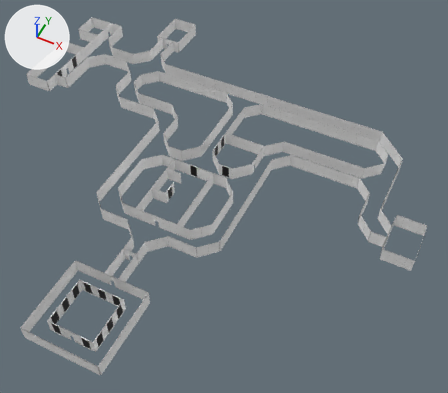
Two versions of the FBX model Assets/Resources/Graphics/Models/Walls.fbx, one commit apart.
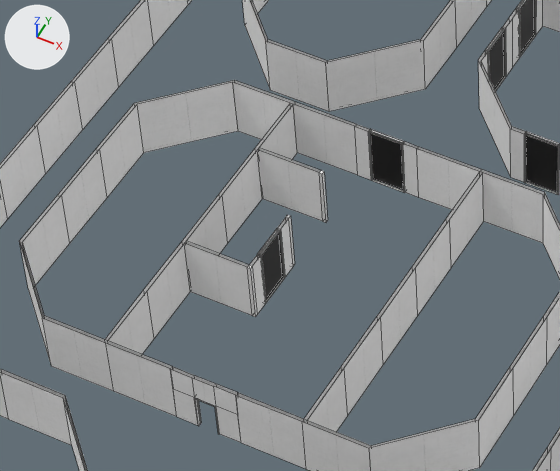
Each version appears first whole from a 50 mm camera at (153.5, -158.1, 157.6) aimed at (88.8, -28.8, -4.0), and next in a close-up on the part from 25% to 51% of the width and 35% to 60% of the height. The axes (+X, +Y, +Z) are drawn at upper left. The lights are the same throughout. The close-ups show mesh edges as thin lines. Where no turn or scale is listed for an object, it has been applied to the vertices. Vertices at the same position are counted once.

In view in the first close-up: 'LabWallA169', 'LabWallA217', 'LabWallA236', 'LabWallA237', 'LabWallA238', 'LabWallA239', 'LabWallC19', 'LabWallC21', 'LabWallD34'.
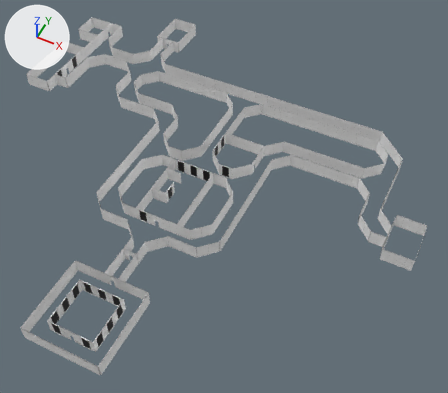
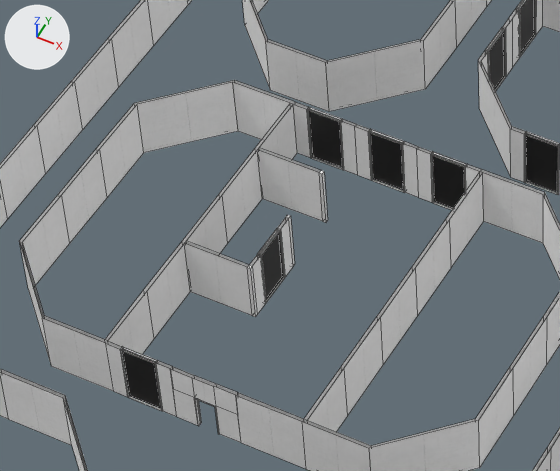
What changed in the scene script:
```text
Change me_mesh_076:
    verts and faces of me_mesh_076; kept vertices keep their numbers, new ones are numbered from 108
    remove me_mesh_076.from_pydata(...)  # 108 vertices, 52 faces; spans x -17.8..17.8, y -10.1..10.1, z -2.5..2.5
    add me_mesh_076.from_pydata(...)  # 108 vertices, 50 faces; spans x -17.8..17.8, y -10.1..10.1, z -2.5..2.5
    me_mesh_076 part 1
    add delete_faces([(60, 62, 63, 61), (64, 65, 67, 66)])
Change me_mesh_074:
    verts and faces of me_mesh_074; kept vertices keep their numbers, new ones are numbered from 70
    remove me_mesh_074.from_pydata(...)  # 70 vertices, 40 faces; spans x -17.7..17.7, y -2.6..2.6, z -2.5..2.5
    add me_mesh_074.from_pydata(...)  # 66 vertices, 36 faces; spans x -17.7..17.7, y -2.6..2.6, z -2.5..2.5
    me_mesh_074 part 2
    add delete_vertices([*range(58, 62)])  # with the faces that use them
    add delete_faces([(0, 2, 3, 1), (4, 5, 7, 6), (16, 20, 21, 17), (18, 19, 23, 22)])
    add faces += [(22, 23, 68, 69), (20, 62, 63, 21)]  # mat_labwallam (picture img_labwalla_png)
Add ob_labwalla242:
    ob_labwalla242 = bpy.data.objects.new('LabWallA242', me_mesh_079)  # 42 vertices, 28 faces; spans x 0.0..5.0, y -0.27..0.02, z 0.0..5.0; in mat_labwallam (picture img_labwalla_png), mat_windowam (black #000000)
    ob_labwalla242.location = (69.25, -28.0, 0.0)
Add ob_labwalla241:
    ob_labwalla241 = bpy.data.objects.new('LabWallA241', me_mesh_078)  # 42 vertices, 28 faces; spans x 0.0..5.0, y -0.27..0.02, z 0.0..5.0; in mat_labwallam (picture img_labwalla_png), mat_windowam (black #000000)
    ob_labwalla241.location = (79.25, -28.0, 0.0)
Add ob_labwalla240:
    ob_labwalla240 = bpy.data.objects.new('LabWallA240', me_mesh_077)  # 40 vertices, 28 faces; spans x -5.0..0.0, y -0.02..0.27, z 0.0..5.0; in mat_labwallam (picture img_labwalla_png), mat_windowam (black #000000)
    ob_labwalla240.location = (74.25, -53.5, 0.0)
```

Location of each change, (x1, y1, x2, y2) in pixels of the close-ups (560 x 471 px):
'LabWallA240', added
    after: (106, 341, 177, 417)
    faces in mat_labwallam (picture img_labwalla_png): (106, 341, 177, 417)
    faces in mat_windowam (black #000000): (123, 351, 161, 408)
'LabWallA242', added
    after: (293, 102, 358, 175)
    faces in mat_labwallam (picture img_labwalla_png): (293, 102, 358, 175)
    faces in mat_windowam (black #000000): (309, 111, 343, 168)
'LabWallA241', added
    after: (417, 147, 481, 210)
    faces in mat_windowam (black #000000): (433, 156, 465, 208)
    faces in mat_labwallam (picture img_labwalla_png): (417, 147, 481, 210)
part 1 of me_mesh_076, deleted
    before: (106, 341, 177, 417)
part 2 of me_mesh_074, cut back
    before: (293, 102, 481, 210)
    after: (403, 142, 419, 197)
